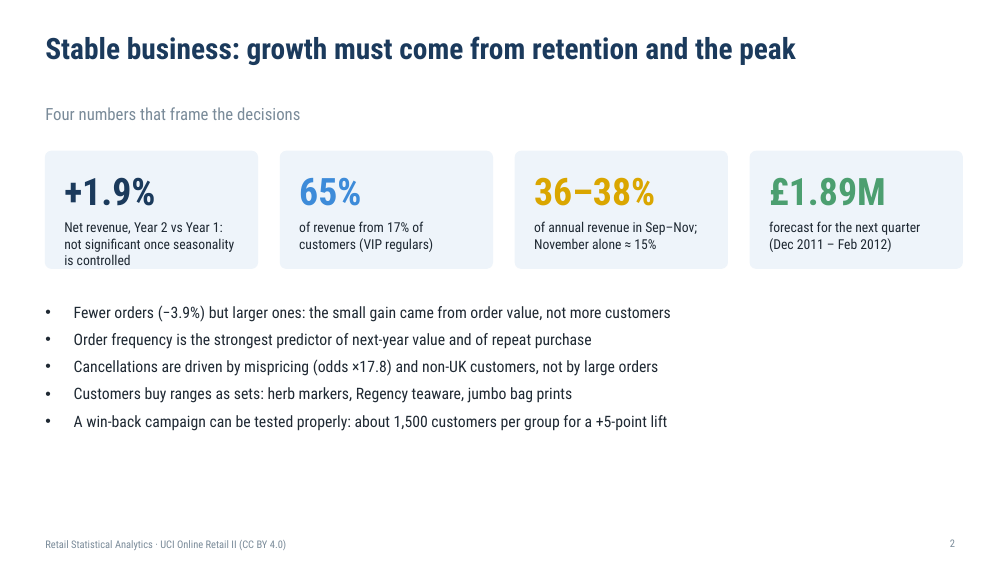
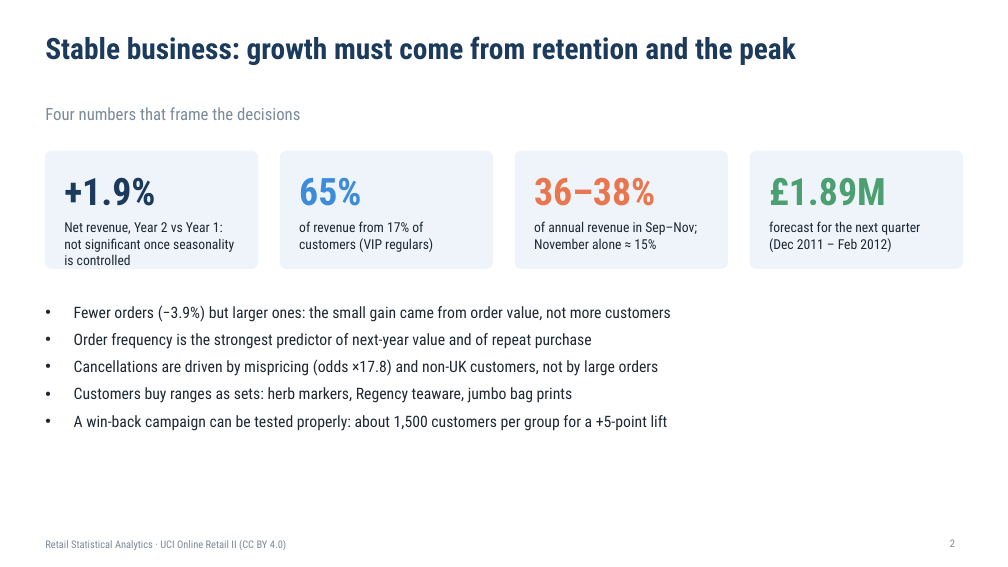
Before and after one commit to dbsaragih/retail-statistical-analytics, a slide deck: slide 2 of reports/deliverables/retail_analytics_findings__.pptx. Drawn at 1008x567 pixels with LibreOffice and Linux fonts; fonts in the diff are those of the drawing. Boxes give left, top, right and bottom in pixels: in the first picture for what was removed or moved away, otherwise in the second. Text is boxed around its words. In the diff, an @@ line names an element or a change of style, - is before the commit and + after.

```diff
--- a/reports/deliverables/retail_analytics_findings__.pptx
+++ b/reports/deliverables/retail_analytics_findings__.pptx
@@ text "36–38%" at box(534, 177, 655, 206): text colour #DAA600 to #E8774F @@
```
Also in this commit, not shown: 2 other slides changed, 1 slide added, 4 other files.
